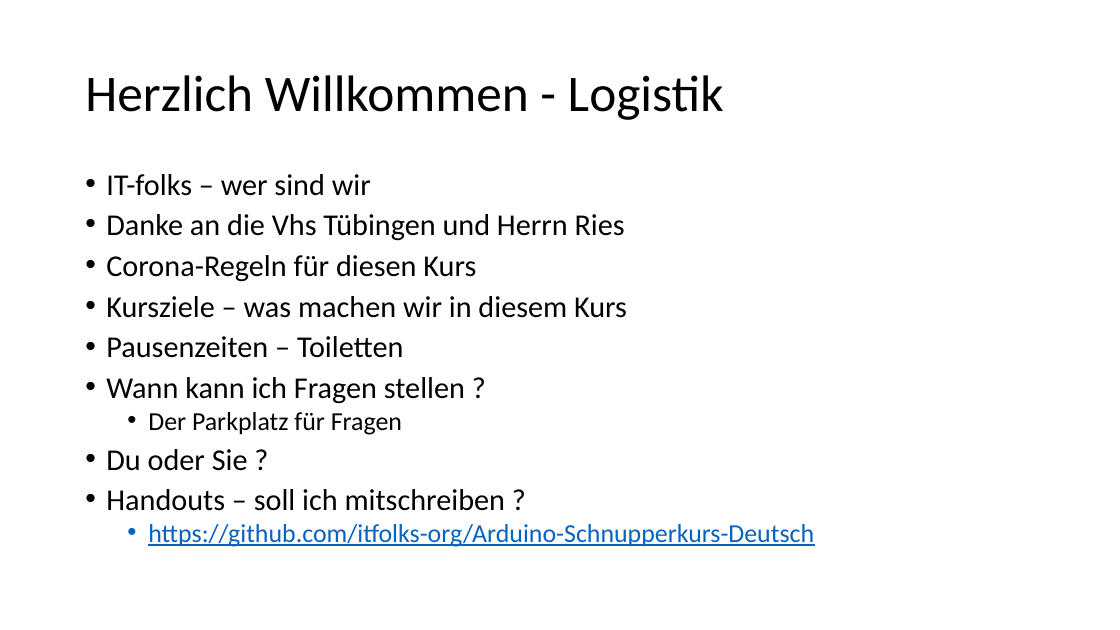
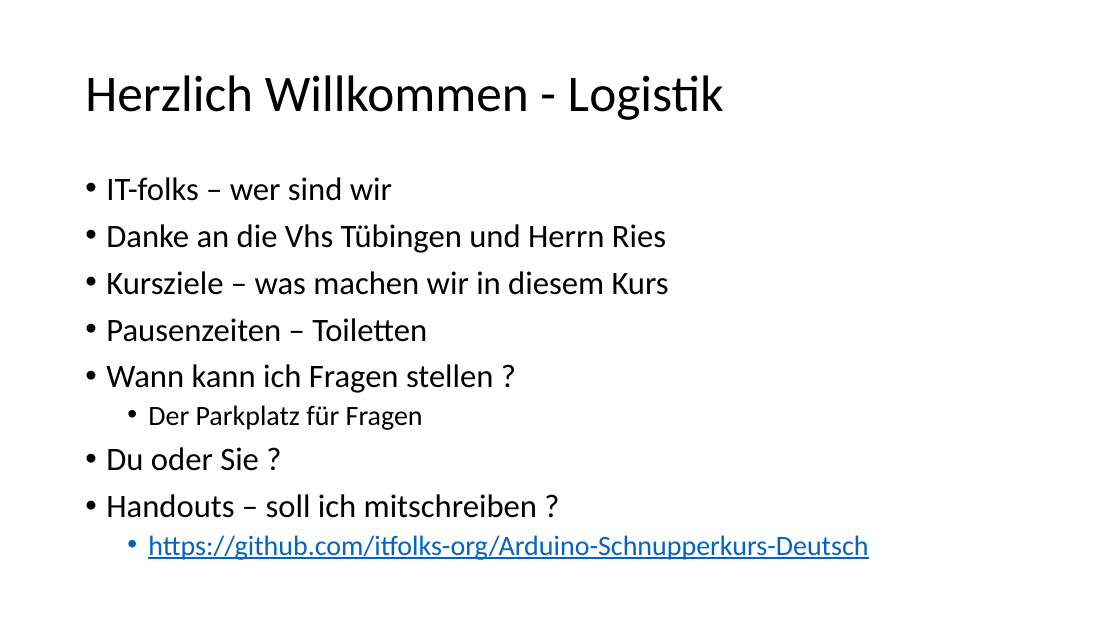
Before and after one commit to IT-folks/Arduino-Schnupperkurs-Deutsch, a slide deck: slide 2 of Folien/00_Logistik.pptx. Drawn at 1120x630 pixels with LibreOffice and Linux fonts; fonts in the diff are those of the drawing. Boxes give left, top, right and bottom in pixels: in the first picture for what was removed or moved away, otherwise in the second. Text is boxed around its words. In the diff, an @@ line names an element or a change of style, - is before the commit and + after.

```diff
--- a/Folien/00_Logistik.pptx
+++ b/Folien/00_Logistik.pptx
@@ text "IT-folks – wer sind wir" at (106,177,868,560): size 25.9 to 28 pt in "IT-folks – wer sind wir", "Danke an die Vhs Tübingen und Herrn ...", "Kursziele – was machen wir in diesem ...", "Pausenzeiten – Toiletten" and 3 more places; size 22.2 to 24 pt in "Der Parkplatz für Fragen", "https://github.com/itfolks-org/Arduino-Schnupperkurs-Deutsch"; line spacing 0.8 to 0.9 @@
@@ text at (106,255,476,282): paragraph removed @@
-• Corona-Regeln für diesen Kurs
```
Also in this commit, not shown: 2 slides added, 2 other files.
